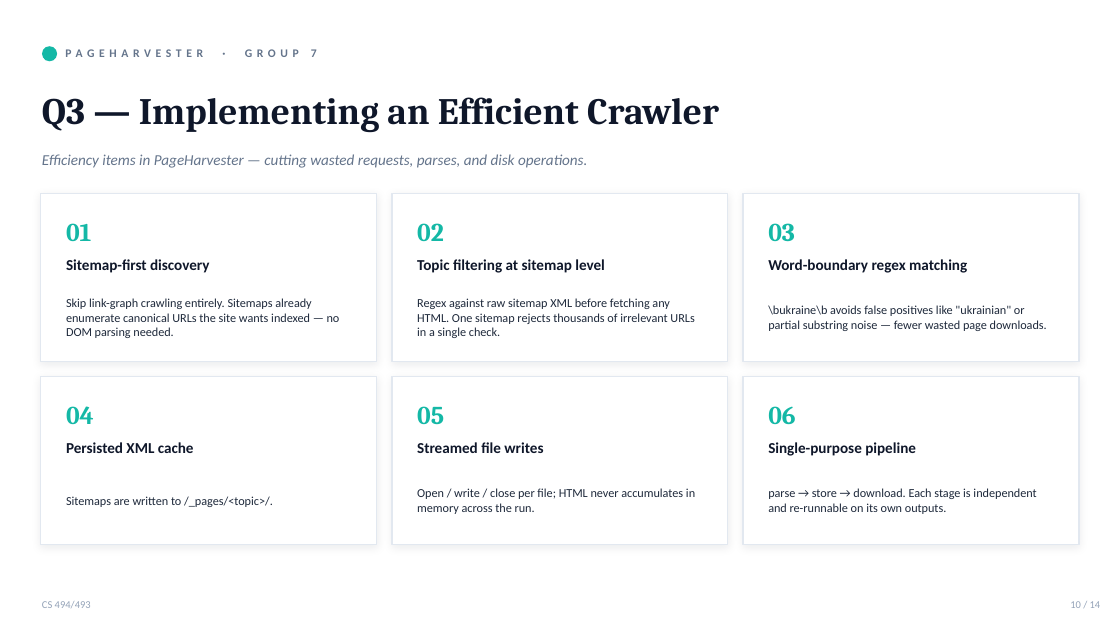
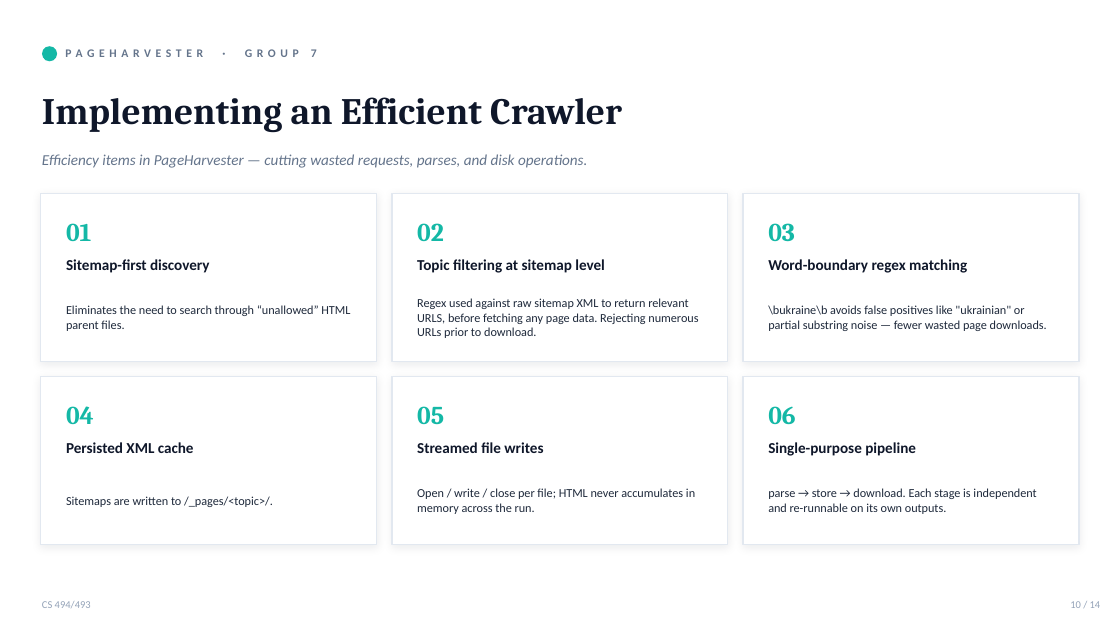
Before and after one commit to ODonovanMurphyII/CS493_Course_Project, a slide deck: slide 9 of Web Crawler Powerpoint.pptx (slide 10 before the commit). Drawn at 1120x630 pixels with LibreOffice and Linux fonts; fonts in the diff are those of the drawing. Boxes give left, top, right and bottom in pixels: in the first picture for what was removed or moved away, otherwise in the second. Text is boxed around its words. In the diff, an @@ line names an element or a change of style, - is before the commit and + after.

Commit message:
final cleanup before presentation

```diff
--- a/Web Crawler Powerpoint.pptx
+++ b/Web Crawler Powerpoint.pptx
@@ text at box(42, 97, 622, 133): text changed @@
-Q3 — Implementing an Efficient Crawler
+Implementing an Efficient Crawler
@@ text at box(417, 298, 698, 338): text changed @@
-Regex against raw sitemap XML before fetching any HTML. One sitemap rejects thousands of irrelevant URLs in a single check.
+Regex used against raw sitemap XML to return relevant URLS, before fetching any page data. Rejecting numerous URLs prior to download.
@@ text at box(66, 305, 350, 331): text changed @@
-Skip link-graph crawling entirely. Sitemaps already enumerate canonical URLs the site wants indexed — no DOM parsing needed.
+Eliminates the need to search through “unallowed” HTML parent files.
```
Also in this commit, not shown: 4 other slides changed, 1 slide removed.
